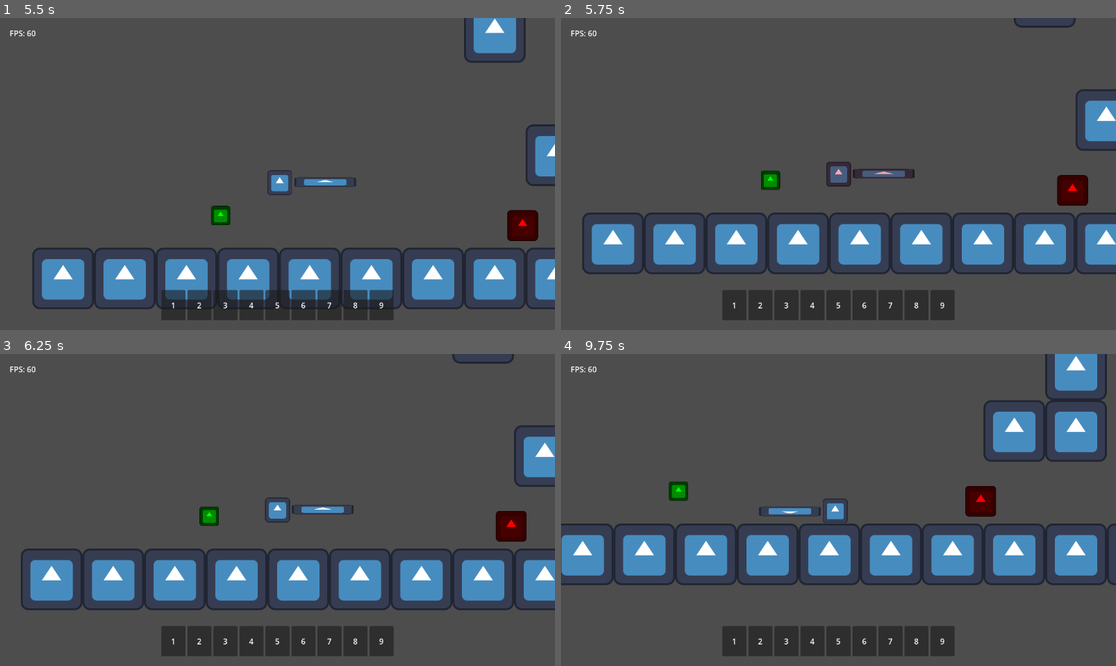
Above: before the commit, frames 1-4 (two rows, left to right).
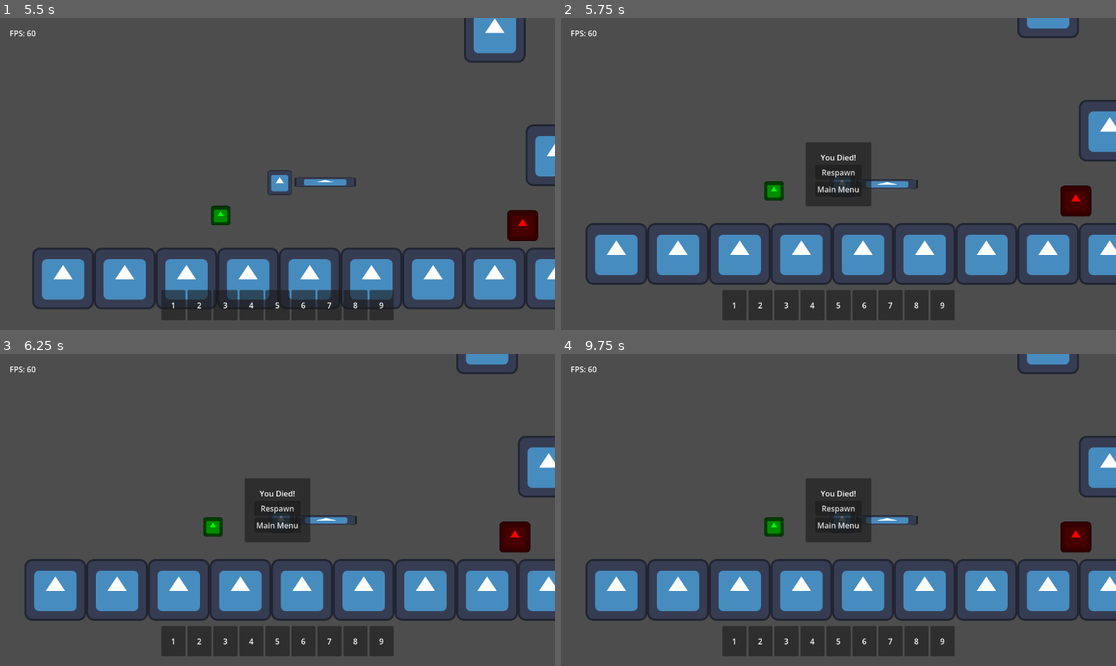
Above: after the commit, the same moments.

Repository: TheHumanMRP/RPG-Life-Tracker
Game: Godot game, scene res://Folders/Systems/Main/Scenes/main_scene.tscn
Two runs of this game, one before a commit and one after it. Both use one fixed random seed, a clock stepped at 60 frames per second and the inputs below. The engine's default icon, where the game draws it, is replaced by a stand-in: a white triangle on a blue panel in a dark square.
Inputs (mouse positions are in pixels of both pictures, inside the frame that each line leads up to):
- Up to frame 1 (5.5 s): move the mouse to (305, 174) at 0.52 s; hold D (move_right) 0.53-2.03 s; tap T (add_test_sword) every 1.5 s from 0.6 to 5.1 s; click (305, 174) at 0.67 s; tap Space (jump) at 0.77, 1.52, 3.02, 3.77, 4.52 s; move the mouse to (249, 174) at 1.27 s; tap E (attack) at 1.35, 2.85, 4.35 s; move the mouse to (288, 167) at 2.02 s; hold A (move_left) 2.03-2.78 s; move the mouse to (271, 180) at 2.77 s; hold D (move_right) 2.78-4.28 s; click (271, 180) at 2.92 s; move the mouse to (316, 177) at 3.52 s; move the mouse to (233, 170) at 4.27 s; hold A (move_left) 4.28-5.03 s; move the mouse to (283, 174) at 5.02 s; hold D (move_right) from 5.03 s (still down); click (283, 174) at 5.17 s
- Up to frame 2 (5.75 s): keep holding D (move_right)
- Up to frame 3 (6.25 s): release D (move_right) at 5.75 s; click (277, 506) at 5.75 s, where only the run after the commit has a clickable "Respawn"
- Up to frame 4 (9.75 s): click (838, 506) at 6.5 s, where only the run after the commit has a clickable "Respawn"; click (838, 506) at 7.25 s, where only the run after the commit has a clickable "Respawn"; click (838, 525) at 8 s, where only the run after the commit has a clickable "Main Menu"; tap Enter at 8.75 s; move the mouse to (816, 503) at 8.77 s; hold A (move_left) from 8.78 s (still down); tap E (attack) at 8.85 s; tap Space (jump) at 9.02 s; tap R (respawn) at 9.5 s; move the mouse to (866, 510) at 9.52 s; tap T (add_test_sword) at 9.6 s

Frame 1 is identical in both runs. In frame 2, 15% of the frame differs, in the area x 3-100%, y 0-86%; in frame 3, 15%; in frame 4, 28%, in the area x 0-100%, y 0-86%.
Error in both runs: Invalid access to property or key 'inventory_component' on a base object of type 'Resource (SaveData)'. (res://Folders/Systems/Globals/global.gd:50)

Commit message:
Auto commit at 2026-08-10 00:08:42

Diff:
--- a/Folders/Systems/Main/Scenes/ui_layer.tscn
+++ b/Folders/Systems/Main/Scenes/ui_layer.tscn
@@ -1,6 +1,7 @@
 [gd_scene format=3 uid="uid://bgbgfpngstnov"]
 
 [ext_resource type="Script" uid="uid://cfjctevm3r2gq" path="res://Folders/Systems/Main/Scripts/ui_layer.gd" id="1_j4qr7"]
+[ext_resource type="PackedScene" uid="uid://ck6amdbdbjx14" path="res://Folders/Systems/UIMenus/death_menu.tscn" id="2_hxw6d"]
 
 [node name="UILayer" type="CanvasLayer" unique_id=1819027134]
 script = ExtResource("1_j4qr7")
@@ -12,6 +13,13 @@
 anchor_bottom = 1.0
 grow_horizontal = 2
 grow_vertical = 2
+
+[node name="DeathMenu" parent="Control" unique_id=1087901046 instance=ExtResource("2_hxw6d")]
+layout_mode = 1
+offset_left = -68.0
+offset_top = -66.5
+offset_right = 68.0
+offset_bottom = 66.5
 
 [node name="MarginContainer" type="MarginContainer" parent="Control" unique_id=167455075]
 layout_mode = 1
